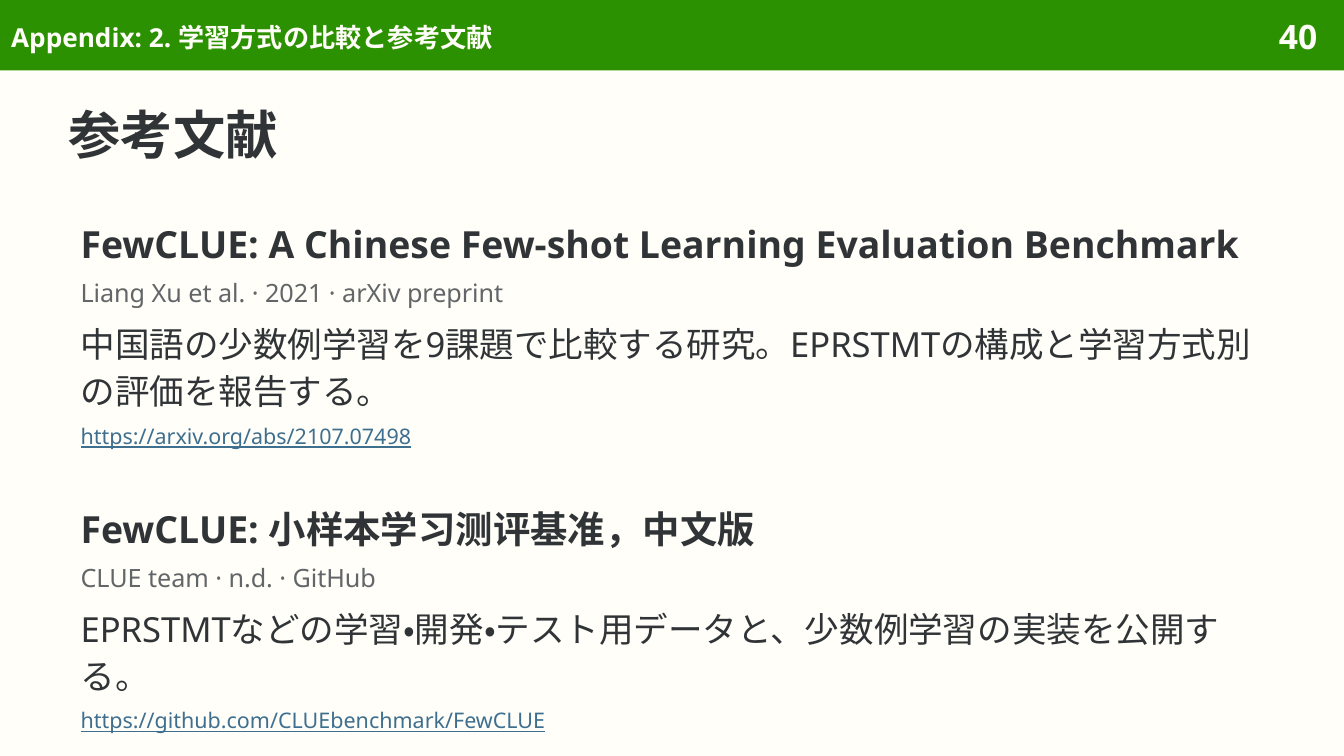
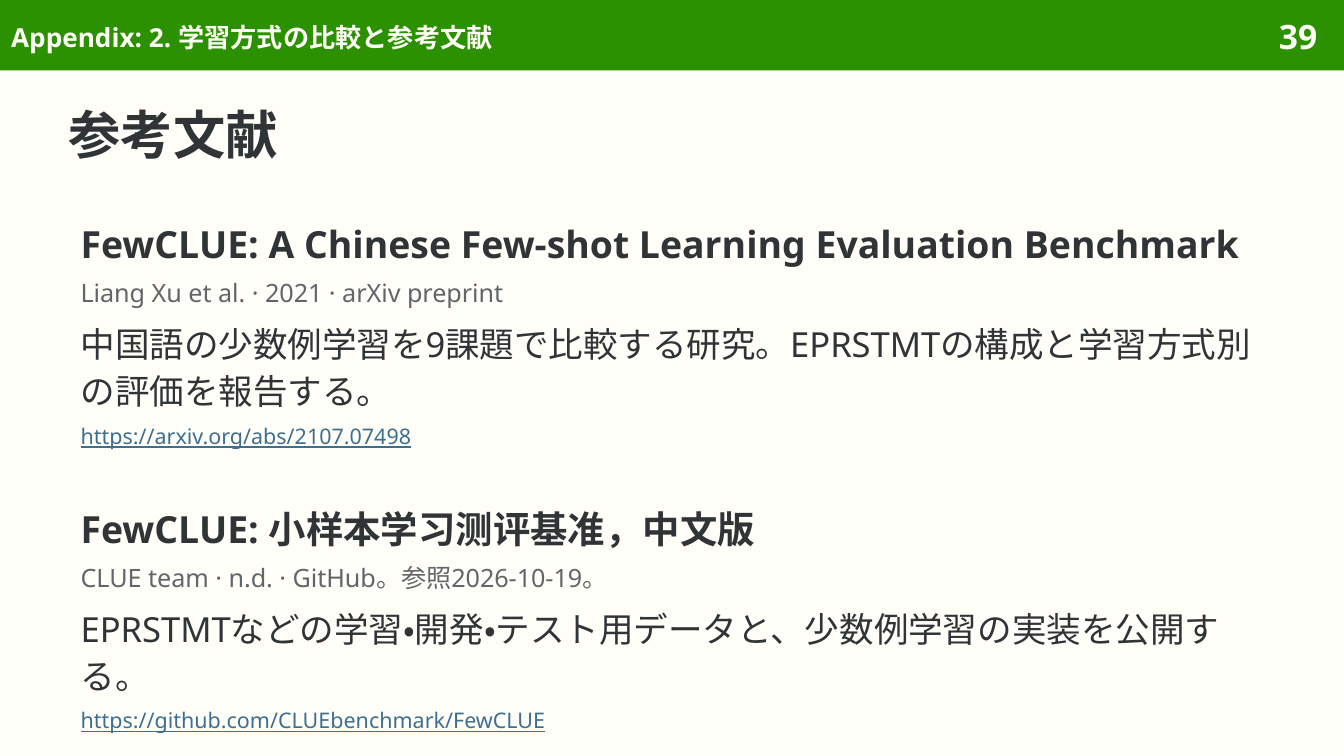
Before and after one commit to sasakiy84/datasets-in-10-minutes, a slide deck: slide 39 of slides/datasets-in-10-minutes-eprstmt.pptx (slide 40 before the commit). Drawn at 1344x756 pixels with LibreOffice and Linux fonts; fonts in the diff are those of the drawing. Boxes give left, top, right and bottom in pixels: in the first picture for what was removed or moved away, otherwise in the second. Text is boxed around its words. In the diff, an @@ line names an element or a change of style, - is before the commit and + after.

```diff
--- a/slides/datasets-in-10-minutes-eprstmt.pptx
+++ b/slides/datasets-in-10-minutes-eprstmt.pptx
@@ page number at [1279, 24, 1317, 50]: text changed @@
-40
+39
@@ text at [81, 566, 608, 589]: text changed @@
-CLUE team · n.d. · GitHub
+CLUE team · n.d. · GitHub。参照2026-10-19。
```
Also in this commit, not shown: 5 other slides changed, 2 slides removed, 56 other files.
